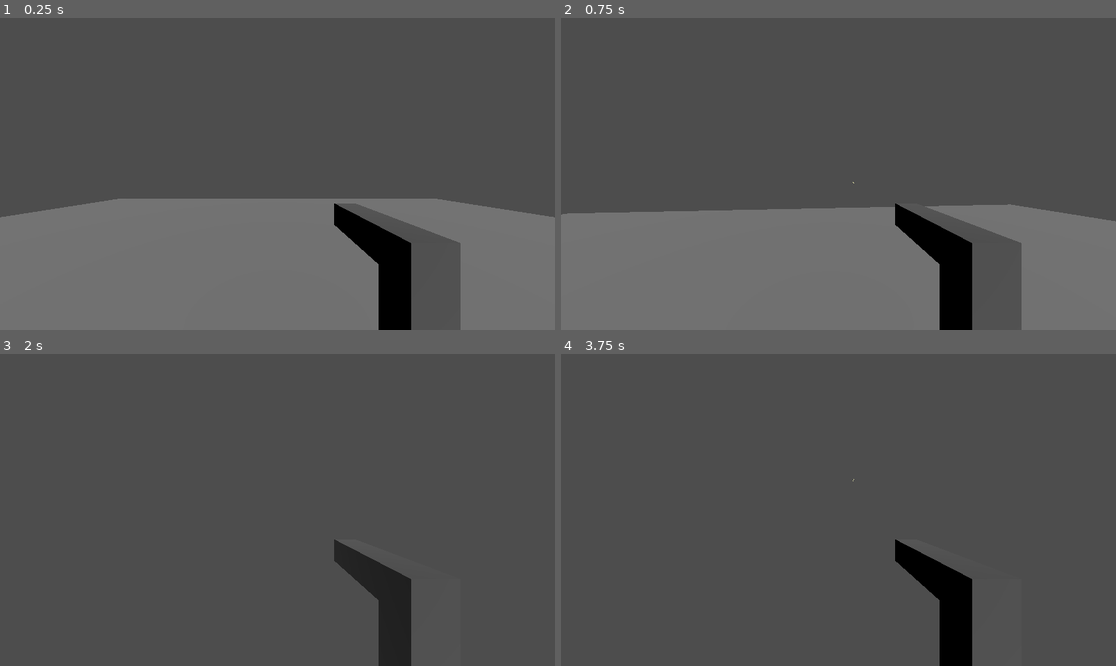
Above: before the commit, frames 1-4 (two rows, left to right).
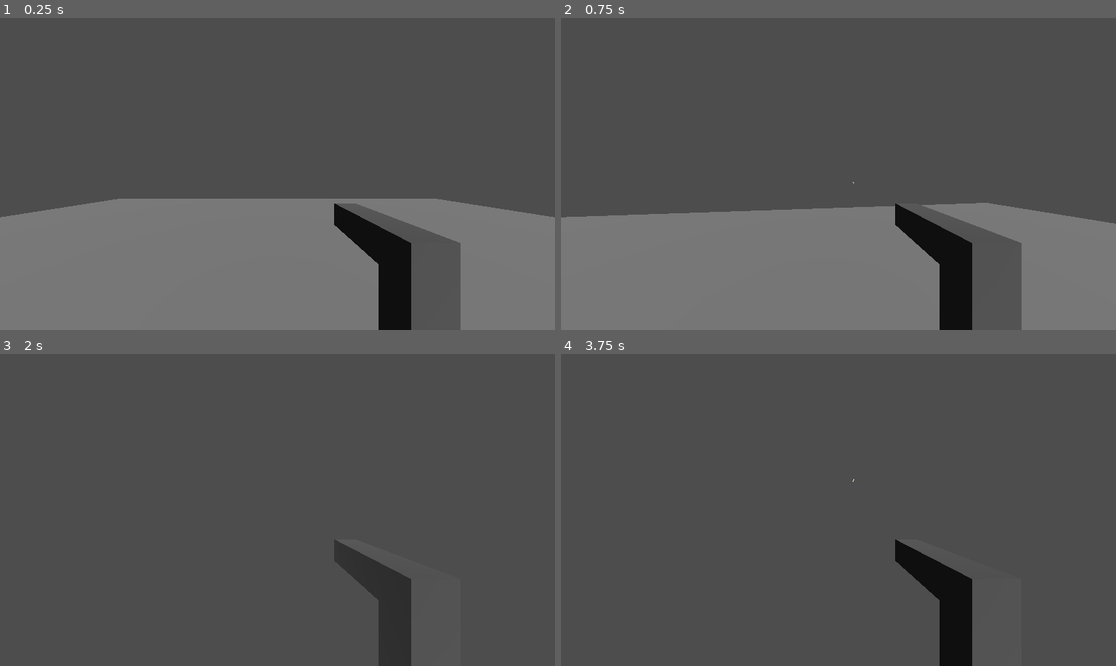
Above: after the commit, the same moments.

Repository: Brylieross/TreaZure
Game: Godot game, scene res://Scenes/game.tscn
Two runs of this game, one before a commit and one after it. Both use one fixed random seed, a clock stepped at 60 frames per second and the inputs below.
Inputs (mouse positions are in pixels of both pictures, inside the frame that each line leads up to):
- Up to frame 1 (0.25 s): no input
- Up to frame 2 (0.75 s): tap Enter at 0.5 s; move the mouse to (866, 174) at 0.52 s; hold W (forward) from 0.53 s (still down); click (866, 174) at 0.6 s
- Up to frame 3 (2 s): keep holding W (forward); tap Space (jump) at 0.77, 1.52 s; move the mouse to (249, 510) at 1.27 s; click (249, 510) at 1.35 s
- Up to frame 4 (3.75 s): keep holding W (forward); tap Space (jump) at 2, 3.02, 3.5 s; move the mouse to (849, 503) at 2.02 s; click (849, 503) at 2.1 s; tap Enter at 2.75 s; move the mouse to (832, 516) at 2.77 s; click (832, 516) at 2.85 s; move the mouse to (877, 513) at 3.52 s; click (877, 513) at 3.6 s

The runs differ from the first frame. In frame 2, 0.5% of the frame differs, in the area x 0-100%, y 59-66%; in frame 3, less than 0.1%; in frame 4, less than 0.1%.

Commit message:
Commit 5

Diff:
--- a/Scenes/game.tscn
+++ b/Scenes/game.tscn
@@ -1,32 +1,30 @@
-[gd_scene load_steps=7 format=3 uid="uid://cjuo28occsx1f"]
+[gd_scene load_steps=9 format=3 uid="uid://cjuo28occsx1f"]
 
 [ext_resource type="Script" path="res://Scripts/Player.gd" id="1_wph2i"]
 [ext_resource type="PackedScene" uid="uid://c6gn45xhxksdj" path="res://Scenes/gun.tscn" id="2_7jgwl"]
 
-[sub_resource type="BoxMesh" id="BoxMesh_p5bk6"]
-
-[sub_resource type="BoxShape3D" id="BoxShape3D_3ej2q"]
+[sub_resource type="Environment" id="Environment_1fttd"]
 
 [sub_resource type="CapsuleMesh" id="CapsuleMesh_oqs7e"]
 
 [sub_resource type="ConvexPolygonShape3D" id="ConvexPolygonShape3D_rp8xa"]
 points = PackedVector3Array(-0.125207, -0.532801, -0.480507, 0.0227831, 0.47607, 0.498884, 0.169713, 0.559144, 0.464172 …(924 unchanged characters)…
 
+[sub_resource type="NavigationMesh" id="NavigationMesh_2yh33"]
+vertices = PackedVector3Array(-9.7951, 1, -9.7951, -9.7951, 1, 9.7049, 9.7049, 1, 9.7049, 9.7049, 1, -9.7951)
+polygons = [PackedInt32Array(3, 2, 0), PackedInt32Array(0, 2, 1)]
+
+[sub_resource type="BoxMesh" id="BoxMesh_p5bk6"]
+
+[sub_resource type="BoxShape3D" id="BoxShape3D_3ej2q"]
+
 [node name="Game" type="Node3D"]
 
 [node name="DirectionalLight3D" type="DirectionalLight3D" parent="."]
 transform = Transform3D(1, 0, 0, 0, 0.82106, 0.570843, 0, -0.570843, 0.82106, 0, 7.49149, 0)
 
-[node name="Floor" type="StaticBody3D" parent="."]
-metadata/_edit_group_ = true
-
-[node name="MeshInstance3D" type="MeshInstance3D" parent="Floor"]
-transform = Transform3D(20.5902, 0, 0, 0, 1, 0, 0, 0, 20.5902, 0, 0, 0)
-mesh = SubResource("BoxMesh_p5bk6")
-
-[node name="CollisionShape3D" type="CollisionShape3D" parent="Floor"]
-transform = Transform3D(20.5902, 0, 0, 0, 1, 0, 0, 0, 20.5902, 0, 0, 0)
-shape = SubResource("BoxShape3D_3ej2q")
+[node name="WorldEnvironment" type="WorldEnvironment" parent="."]
+environment = SubResource("Environment_1fttd")
 
 [node name="Player" type="CharacterBody3D" parent="."]
 transform = Transform3D(1, 0, 0, 0, 1, 0, 0, 0, 1, 0, 1.75572, 0)
@@ -48,3 +46,19 @@
 
 [node name="GunMesh" parent="Player/Camera3D/Gun" instance=ExtResource("2_7jgwl")]
 transform = Transform3D(-4.37114e-08, 8.74228e-08, -1, 0, -1, -8.74228e-08, -1, -3.82137e-15, 4.37114e-08, 0, 0, 0)
+
+[node name="NavigationRegion3D" type="NavigationRegion3D" parent="."]
+navigation_mesh = SubResource("NavigationMesh_2yh33")
+
+[node name="CSGCombiner3D" type="CSGCombiner3D" parent="NavigationRegion3D"]
+
+[node name="Floor" type="StaticBody3D" parent="NavigationRegion3D/CSGCombiner3D"]
+metadata/_edit_group_ = true
+
+[node name="MeshInstance3D" type="MeshInstance3D" parent="NavigationRegion3D/CSGCombiner3D/Floor"]
+transform = Transform3D(20.5902, 0, 0, 0, 1, 0, 0, 0, 20.5902, 0, 0, 0)
+mesh = SubResource("BoxMesh_p5bk6")
+
+[node name="CollisionShape3D" type="CollisionShape3D" parent="NavigationRegion3D/CSGCombiner3D/Floor"]
+transform = Transform3D(20.5902, 0, 0, 0, 1, 0, 0, 0, 20.5902, 0, 0, 0)
+shape = SubResource("BoxShape3D_3ej2q")
--- a/Scenes/gun.tscn
+++ b/Scenes/gun.tscn
@@ -20,7 +20,7 @@
 "times": PackedFloat32Array(0, 0.01, 0.1),
 "transitions": PackedFloat32Array(1, 1, 1),
 "update": 0,
-"values": [Vector3(0, 0, 0), Vector3(0, 0, 0.1), Vector3(0, 0, 0)]
+"values": [Vector3(0, 0, 0), Vector3(0, 0, 0.5), Vector3(0, 0, 0)]
 }
 
 [sub_resource type="AnimationLibrary" id="AnimationLibrary_t87gb"]
--- /dev/null
+++ b/Scenes/zombie.tscn
@@ -0,0 +1,24 @@
+[gd_scene load_steps=5 format=3 uid="uid://ibskmdtefi2i"]
+
+[ext_resource type="Script" path="res://Scripts/zombie.gd" id="1_g0tf0"]
+
+[sub_resource type="StandardMaterial3D" id="StandardMaterial3D_s8egc"]
+albedo_color = Color(0, 0.290196, 0, 1)
+
+[sub_resource type="CapsuleMesh" id="CapsuleMesh_iqvwg"]
+material = SubResource("StandardMaterial3D_s8egc")
+
+[sub_resource type="CapsuleShape3D" id="CapsuleShape3D_1ju18"]
+
+[node name="Zombie" type="CharacterBody3D" groups=["zombies"]]
+script = ExtResource("1_g0tf0")
+
+[node name="MeshInstance3D" type="MeshInstance3D" parent="."]
+transform = Transform3D(1, 0, 0, 0, 1, 0, 0, 0, 1, 0, 1, 0)
+mesh = SubResource("CapsuleMesh_iqvwg")
+
+[node name="CollisionShape3D" type="CollisionShape3D" parent="."]
+transform = Transform3D(1, 0, 0, 0, 1, 0, 0, 0, 1, 0, 1, 0)
+shape = SubResource("CapsuleShape3D_1ju18")
+
+[node name="NavigationAgent3D" type="NavigationAgent3D" parent="."]
--- /dev/null
+++ b/Scripts/zombie.gd
@@ -0,0 +1,17 @@
+extends CharacterBody3D
+
+@onready var nav_agent = $NavigationAgent3D
+
+var SPEED = 3.0
+
+func _physics_process(delta):
+	var current_location = global_transform.origin
+	var next_location = nav_agent.get_next_location()
+	var new_velocity = (next_location - current_location).normalized() * SPEED
+
+	velocity = new_velocity
+	move_and_slide()
+
+
+func update_target_lcoation(target_location):
+	nav_agent.set_target_location(target_location)
--- a/project.godot
+++ b/project.godot
@@ -14,6 +14,11 @@
 run/main_scene="res://Scenes/game.tscn"
 config/features=PackedStringArray("4.2", "Forward Plus")
 config/icon="res://icon.svg"
+
+[display]
+
+window/size/viewport_width=1920
+window/size/viewport_height=1080
 
 [input]
 
Not shown, added: export_presets.cfg
